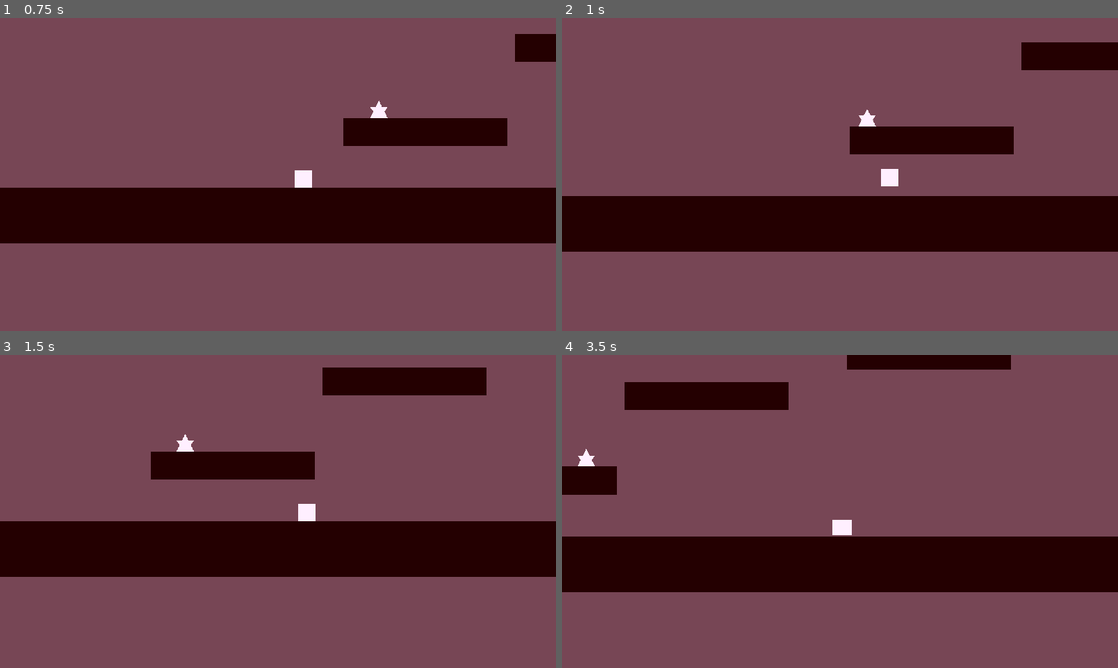
Above: before the commit, frames 1-4 (two rows, left to right).
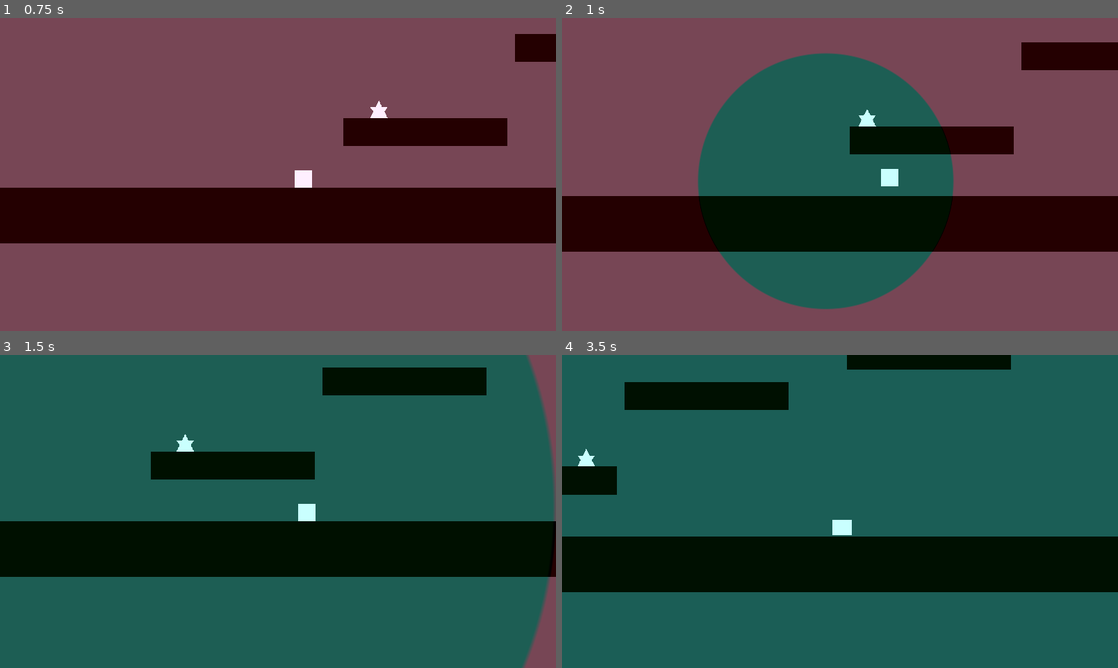
Above: after the commit, the same moments.

Repository: noc7c9/dye-dont-die
Game: Godot game, scene res://Main.tscn
Same seed, same stepped clock (60 frames per second), same inputs: the game is played once before the commit and once after it.
Inputs:
- Up to frame 1 (0.75 s): hold Right (move_right) from 0.53 s (still down); hold Shift from 0.53 s (still down)
- Up to frame 2 (1 s): keep holding Right (move_right); keep holding Shift; tap Space (jump) at 0.77 s
- Up to frame 3 (1.5 s): release Right (move_right) at 1.28 s; release Shift at 1.28 s; hold S from 1.28 s (still down); tap Shift at 1.35 s
- Up to frame 4 (3.5 s): tap Space (jump) at 1.52, 3.02 s; release S at 2.03 s; hold Right (move_right) 2.03-2.78 s; hold Shift 2.03-2.78 s; hold W from 2.78 s (still down); tap Shift at 2.85 s

Frame 1 is identical in both runs. In frame 2, 30% of the frame differs, in the area x 24-71%, y 11-94%; in frame 3, 98%; in frame 4, 100%, in the area x 0-100%, y 0-100%.
Error before the commit: Invalid get index 'global_position' (on base: 'null instance'). (res://src/ColorBubbleManager/ColorBubbleManager.gd:27)

Commit message:
Change ColorBubbleManager to get Player via GameManager

Diff:
--- a/src/ColorBubbleManager/ColorBubbleManager.gd
+++ b/src/ColorBubbleManager/ColorBubbleManager.gd
@@ -4,7 +4,7 @@
 
 var color_bubble = preload("res://src/ColorBubbleManager/ColorBubble.tscn");
 
-onready var player = $"../player";
+onready var player = GameManager.get_player()
 onready var background = $Background;
 
 const BUBBLE_SCALE_CUTOFF = 2000
--- a/src/GameManager.gd
+++ b/src/GameManager.gd
@@ -5,11 +5,16 @@
 var total_colors: int = 2
 var current_color: int = 0
 
+onready var player: Player = get_node("/root/Main/Player")
+
 func _process(_delta:float):
     if Input.is_action_just_pressed('jump'):
         current_color = (current_color + 1) % total_colors
         emit_color_change()
 
+func get_player() -> Player:
+    return player
+
 signal color_change()
 func emit_color_change():
     emit_signal('color_change')
